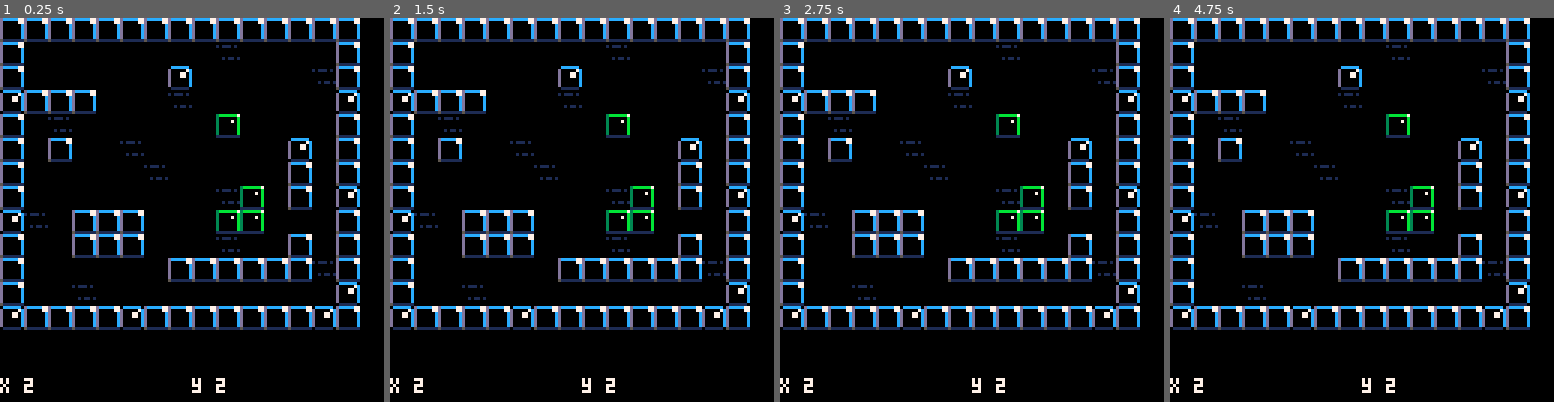
Above: before the commit, frames 1-4 (left to right).
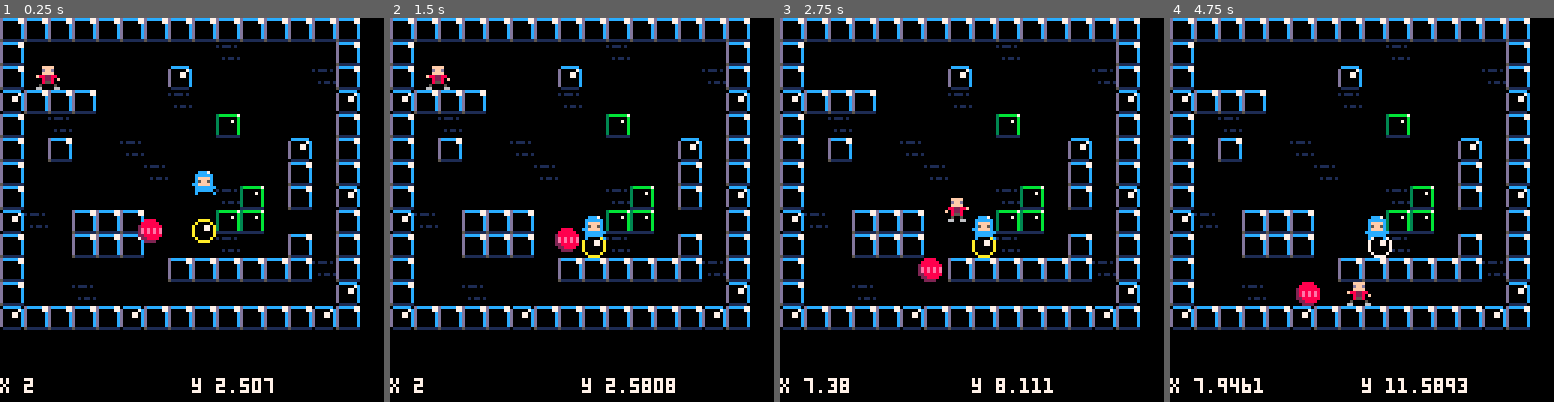
Above: after the commit, the same moments.

Repository: jkingsDigiPen/pico-game
Game: PICO-8 cartridge carts/game0/game0.p8
The game is run twice, just before and just after one commit, with the same random seed, the same clock (stepped at 60 frames per second) and the same inputs.
Inputs:
- Up to frame 1 (0.25 s): no input
- Up to frame 2 (1.5 s): tap X (X key) at 0.33, 1.07 s; tap O (Z key) at 0.7 s
- Up to frame 3 (2.75 s): hold Right 1.6-2.1 s; tap O (Z key) at 1.7, 2.1, 2.5 s; tap X (X key) at 1.85 s; hold Up 2.15-2.42 s; hold Right from 2.47 s (still down)
- Up to frame 4 (4.75 s): tap O (Z key) every 0.4 s from 2.9 to 4.5 s; tap X (X key) at 2.97, 4.08 s; release Right at 3.03 s; hold Left 3.08-3.58 s; hold Down 3.63-3.97 s; hold Right 4.02-4.68 s; hold Up from 4.73 s (still down)

The runs differ from the first frame. In frame 1, 1.1% of the frame differs, in the area x 9-72%, y 12-98%; in frame 2, 1.2%; in frame 3, 1.3%; in frame 4, 1.6%, in the area x 6-78%, y 51-98%.

Commit message:
vec2 and gameObject now "class-based"

Diff:
--- a/carts/game0/collision.lua
+++ b/carts/game0/collision.lua
@@ -5,87 +5,86 @@
 -- Dependencies
 require("vec2") -- vec2
 
-local collision =
-{
-	-- for any given point on the map, true if there is a wall
-	checkMapPoint = function(position)
+local collision = {}
 
-		-- grab the cell value
-		val = mget(position.x, position.y)
+-- for any given point on the map, true if there is a wall
+function collision.checkMapPoint(position)
 
-		-- check if flag 1 is set (the
-		-- orange toggle button in the
-		-- sprite editor)
-		return fget(val, 1)
+	-- grab the cell value
+	val = mget(position.x, position.y)
 
-	end,
+	-- check if flag 1 is set (the
+	-- orange toggle button in the
+	-- sprite editor)
+	return fget(val, 1)
 
-	-- check if a rectangle overlaps with any walls
-	--(only works for objects less than one tile big)
-	checkMapRect = function(position, extents)
-		return
-			checkMapPoint(vec2Sub(position, extents)) or
-			checkMapPoint(vec2(position.x + extents.x, position.y - extents.y)) or
-			checkMapPoint(vec2(position.x - extents.x, position.y + extents.y)) or
-			checkMapPoint(vec2Add(position, extents))
-	end,
+end
 
-	-- true if go will hit another
-	-- object after moving a specific amount
-	checkObject = function(go1, moveAmount, go2)
+-- check if a rectangle overlaps with any walls
+--(only works for objects less than one tile big)
+function collision.checkMapRect(position, extents)
+	return
+		collision.checkMapPoint(position:minus(extents)) or
+		collision.checkMapPoint(vec2:new(position.x + extents.x, position.y - extents.y)) or
+		collision.checkMapPoint(vec2:new(position.x - extents.x, position.y + extents.y)) or
+		collision.checkMapPoint(position:plus(extents))
+end
 
-		local diffStart = vec2Sub(go1.position, go2.position)
-		local diffEnd = vec2Sub(vec2Add(go1.position, moveAmount), go2.position)
-		local extSum = vec2Add(go1.extents, go2.extents)
+-- true if go will hit another
+-- object after moving a specific amount
+function collision.checkObject(go1, moveAmount, go2)
 
-		if ((abs(diffEnd.x) < extSum.x) and (abs(diffEnd.y) < extSum.y)) then
-			local velSum = vec2Add(go1.velocity, go2.velocity)
+	local diffStart = go1.position:minus(go2.position)
+	local diffEnd = go1.position:plus(moveAmount):minus(go2.position)
+	local extSum = go1.extents:plus(go2.extents)
 
-			-- moving together?
-			-- this allows actors to
-			-- overlap initially
-			-- without sticking together
-			if (moveAmount.x != 0 and abs(diffEnd.x) < abs(diffStart.x)) then
-				v = velSum.x
-				go1.velocity.x = v / 2
-				go2.velocity.x = v / 2
-				return true
-			end
+	if ((abs(diffEnd.x) < extSum.x) and (abs(diffEnd.y) < extSum.y)) then
+		local velSum = go1.velocity:plus(go2.velocity)
 
-			if (moveAmount.y != 0 and abs(diffEnd.y) < abs(diffStart.y)) then
-				v = velSum.y
-				go1.velocity.y = v / 2
-				go2.velocity.y = v / 2
-				return true
-			end
-
-		--return true
-		end
-
-		return false
-	end,
-
-	-- check collision against all other objects
-	checkObjectList = function(go1, moveAmount, objects)
-		for go2 in all(objects) do
-			if (go2 != go1) then
-				if checkObject(go1, moveAmount, go2) then
-					return true
-				end
-			end
-		end
-
-		return false
-	end,
-
-	-- check map and object collisions
-	checkAll = function(go, moveAmount, objects)
-		if checkMapRect(vec2Add(go.position, moveAmount), go.extents) then
+		-- moving together?
+		-- this allows actors to
+		-- overlap initially
+		-- without sticking together
+		if (moveAmount.x != 0 and abs(diffEnd.x) < abs(diffStart.x)) then
+			v = velSum.x
+			go1.velocity.x = v / 2
+			go2.velocity.x = v / 2
 			return true
 		end
 
-		return checkObjectList(go, moveAmount, objects)
-	end,
-}
+		if (moveAmount.y != 0 and abs(diffEnd.y) < abs(diffStart.y)) then
+			v = velSum.y
+			go1.velocity.y = v / 2
+			go2.velocity.y = v / 2
+			return true
+		end
+
+		return true
+	end
+
+	return false
+end
+
+-- check collision against all other objects
+function collision.checkObjectList(go1, moveAmount, objects)
+	for go2 in all(objects) do
+		if (go2 != go1) then
+			if collision.checkObject(go1, moveAmount, go2) then
+				return true
+			end
+		end
+	end
+
+	return false
+end
+
+-- check map and object collisions
+function collision.checkAll(go, moveAmount, objects)
+	if collision.checkMapRect(go.position:plus(moveAmount), go.extents) then
+		return true
+	end
+
+	return collision.checkObjectList(go, moveAmount, objects)
+end
 
 return collision
--- a/carts/game0/game0.lua
+++ b/carts/game0/game0.lua
@@ -4,30 +4,30 @@
 
 -- Dependencies
 require("gameObject") -- create
-manager = require("manager") -- update, draw
-keys = require("input") -- keys
+local manager = require("manager") -- update, draw
+local keys = require("input") -- keys
 
 -- Player controller
 function playerUpdate()
 
 	-- how fast to accelerate
 	local accel = 0.1
-	if (btn(keys.left)) then
-		pl.velocity.x -= accel
+	if btn(keys.left) then
+		player.velocity.x -= accel
 	end
-	if (btn(keys.right)) then
-		pl.velocity.x += accel
+	if btn(keys.right) then
+		player.velocity.x += accel
 	end
-	if (btn(keys.up)) then
-		pl.velocity.y -= accel
-	end
-	if (btn(keys.down)) then
-		pl.velocity.y += accel
+
+	-- jump
+	local jump = -1.5
+	if btnp(keys.up) and player.grounded then
+		player.velocity.y += jump
 	end
 
 	-- play a sound if moving
 	-- (every 4 ticks)
-	if (abs(pl.velocity.x) + abs(pl.velocity.y) > 0.1 and (pl.t % 4) == 0) then
+	if abs(player.velocity.x) + abs(player.velocity.y) > 0.1 and (player.t % 4) == 0 then
 		sfx(1)
 	end
 
@@ -36,24 +36,44 @@
 -- Initialize
 function _init()
 	-- make player top left
-	pl = gameObjectCreate(vec2(2, 2), 17)
+	player = gameObject:new
+	{
+		position = vec2:new(2, 2),
+		sprite = 17,
+	}
+	manager.add(player)
 
 	-- make a bouncy ball
-	local ball = gameObjectCreate(vec2(8.5, 7.5), 33)
-	ball.velocity = vec2(0.05, 0.1)
-	ball.inertia = 0.5
+	local ball = gameObject:new
+	{
+		position = vec2:new(8.5, 7.5),
+		sprite = 33,
+		velocity = vec2:new(0.05, 0.1),
+		inertia = 0.5,
+	}
+	manager.add(ball)
 
 	-- make non-bouncy ball
-	local ball = gameObjectCreate(vec2(7, 5), 49)
-	ball.velocity = vec2(-0.1, 0.15)
-	ball.inertia=1
-	ball.bounce = 0.8
+	local ball = gameObject:new
+	{
+		position = vec2:new(7, 5),
+		sprite = 49,
+		velocity = vec2:new(-0.1, 0.15),
+		inertia = 1,
+		bounce = 0.8,
+	}
+	manager.add(ball)
 
 	-- tiny guy
-	local a = gameObjectCreate(vec2(7, 5), 5)
-	a.frameCount = 4
-	a.velocity = vec2(1/8,0)
-	a.inertia=0.8
+	local a = gameObject:new
+	{
+		position = vec2:new(8, 5),
+		sprite = 5,
+		frameCount = 4,
+		velocity = vec2:new(1/8,0),
+		inertia = 0.8,
+	}
+	manager.add(a)
 
 end
 
@@ -69,6 +89,6 @@
 	map(0,0,0,0,16,16)
 	manager.draw()
 
-	print("x "..pl.position.x, 0, 120, 7)
-	print("y "..pl.position.y, 64, 120, 7)
+	print("x "..player.position.x, 0, 120, 7)
+	print("y "..player.position.y, 64, 120, 7)
 end
--- a/carts/game0/game0.p8
+++ b/carts/game0/game0.p8
@@ -8,83 +8,182 @@
 -- Author: Jeremy Kings
 
 -- Dependencies
-require("vec2") -- vec2
-collision = require("collision") -- collisionMapRect
-
--- Construct a game object
-function gameObjectCreate(position, sprite)
-	go = {}
-
+--require("vec2") -- vec2
+local collision = require("collision") -- collisionMapRect
+
+-- Class definition
+gameObject =
+{
 	-- Transform
-	go.position = position
-	go.extents = vec2(0.4,0.4)
+	position = vec2:new(0,0),
+	extents = vec2:new(0.3,0.4),
 
 	-- sprite
-	go.sprite = sprite
-	go.frameCurr = 0
-	go.frameCount = 2
+	sprite = 0,
+	frameCurr = 0,
+	frameCount = 2,
 
 	-- physics
-	go.velocity = vec2(0,0)
-	go.inertia = 0.6
-	go.gravity = 0.1
+	velocity = vec2:new(0,0),
+	inertia = 0.6,
+	gravity = 0.1,
 
 	-- collision
-	go.t = 0
-	go.bounce = 1
-
-	-- add to manager
-	add(objects, go)
-
+	grounded = false,
+	t = 0,
+	bounce = 1,
+}
+
+-- Constructor
+function gameObject:new(go)
+	go = go or {}
+	setmetatable(go, self)
+	self.__index = self
 	return go
 end
 
 -- Move and animate an object
-function gameObjectUpdate(go, objects)
+function gameObject:Update(objects)
 	-- PHYSICS
 	-- only move object along x
 	-- if the resulting position
 	-- will not overlap with an object
-	if not collision.checkAll(go, vec2(go.velocity.x, 0), objects) then
-		go.position.x += go.velocity.x
+	if not collision.checkAll(self, vec2:new(self.velocity.x, 0), objects) then
+		self.position.x += self.velocity.x
 	else
 		-- otherwise bounce
-		go.velocity.x *= -go.bounce
-		sfx(2)
+		self.velocity.x *= -self.bounce
+		--sfx(2)
 	end
 
 	-- ditto for y
-	if not collision.checkAll(go, vec2(0, go.velocity.y), objects) then
-		go.position.y += go.velocity.y
+	if not collision.checkAll(self, vec2:new(0, self.velocity.y), objects) then
+		self.position.y += self.velocity.y
 	else
-		go.velocity.y *= -go.bounce
+		self.velocity.y *= -self.bounce
 	end
 
 	-- apply inertia
 	-- set dx,dy to zero if you
 	-- don't want inertia
-	go.velocity = vec2Scale(go.velocity, go.inertia)
+	self.velocity = self.velocity:times(self.inertia)
 
 	-- apply gravity
-	go.velocity.y += go.gravity
+	self.grounded = collision.checkMapPoint(vec2:new(self.position.x, self.position.y + 0.5))
+	if not grounded then
+		self.velocity.y += self.gravity
+	end
 
 	-- ANIMATION
 	-- advance one frame every
 	-- time actor moves 1/4 of
 	-- a tile
-	go.frameCurr += abs(go.velocity.x) * 4
-	go.frameCurr += abs(go.velocity.y) * 4
-	go.frameCurr %= go.frameCount
-
-	go.t += 1
+	self.frameCurr += abs(self.velocity.x) * 4
+	self.frameCurr += abs(self.velocity.y) * 4
+	self.frameCurr %= self.frameCount
+
+	-- What is this for???
+	self.t += 1
 
 end
 
 -- draw object's sprite
-function gameObjectDraw(go)
-	local position = vec2Sub(vec2Scale(go.position, 8), vec2(4,4))
-	spr(go.sprite + go.frameCurr, position.x, position.y)
-end
+function gameObject:Draw()
+	local spritePosition = self.position:times(8):minus(vec2:new(4,4))
+	spr(self.sprite + self.frameCurr, spritePosition.x, spritePosition.y)
+end
+end
+package._c["collision"]=function()
+-- Filename: collision.lua
+-- Purpose: Collision Detection, Resolution
+-- Author: Jeremy Kings
+
+-- Dependencies
+require("vec2") -- vec2
+
+local collision = {}
+
+-- for any given point on the map, true if there is a wall
+function collision.checkMapPoint(position)
+
+	-- grab the cell value
+	val = mget(position.x, position.y)
+
+	-- check if flag 1 is set (the
+	-- orange toggle button in the
+	-- sprite editor)
+	return fget(val, 1)
+
+end
+
+-- check if a rectangle overlaps with any walls
+--(only works for objects less than one tile big)
+function collision.checkMapRect(position, extents)
+	return
+		collision.checkMapPoint(position:minus(extents)) or
+		collision.checkMapPoint(vec2:new(position.x + extents.x, position.y - extents.y)) or
+		collision.checkMapPoint(vec2:new(position.x - extents.x, position.y + extents.y)) or
+		collision.checkMapPoint(position:plus(extents))
+end
+
+-- true if go will hit another
+-- object after moving a specific amount
+function collision.checkObject(go1, moveAmount, go2)
+
+	local diffStart = go1.position:minus(go2.position)
+	local diffEnd = go1.position:plus(moveAmount):minus(go2.position)
+	local extSum = go1.extents:plus(go2.extents)
+
+	if ((abs(diffEnd.x) < extSum.x) and (abs(diffEnd.y) < extSum.y)) then
+		local velSum = go1.velocity:plus(go2.velocity)
+
+		-- moving together?
+		-- this allows actors to
+		-- overlap initially
+		-- without sticking together
+		if (moveAmount.x != 0 and abs(diffEnd.x) < abs(diffStart.x)) then
+			v = velSum.x
+			go1.velocity.x = v / 2
+			go2.velocity.x = v / 2
+			return true
+		end
+
+		if (moveAmount.y != 0 and abs(diffEnd.y) < abs(diffStart.y)) then
+			v = velSum.y
+			go1.velocity.y = v / 2
+			go2.velocity.y = v / 2
+			return true
+		end
+
+		return true
+	end
+
+	return false
+end
+
+-- check collision against all other objects
+function collision.checkObjectList(go1, moveAmount, objects)
+	for go2 in all(objects) do
+		if (go2 != go1) then
+			if collision.checkObject(go1, moveAmount, go2) then
+				return true
+			end
+		end
+	end
+
+	return false
+end
+
+-- check map and object collisions
+function collision.checkAll(go, moveAmount, objects)
+	if collision.checkMapRect(go.position:plus(moveAmount), go.extents) then
+		return true
+	end
+
+	return collision.checkObjectList(go, moveAmount, objects)
+end
+
+return collision
 end
 package._c["vec2"]=function()
 -- Filename: vec2.lua
@@ -94,154 +193,64 @@
 -- Dependencies
 -- require("")
 
+-- Class definition
+vec2 =
+{
+	x = 0,
+	y = 0,
+}
+
 -- Constructor
--- Params:
---  x,y - x and y of vector
-function vec2(x, y)
+function vec2:new(x, y)
 	v = {}
+	setmetatable(v, self)
+	self.__index = self
 	v.x = x
 	v.y = y
 	return v
 end
 
 -- Operators
-function vec2Add(v0, v1)
-	vr = vec2(0,0)
-	vr.x = v0.x + v1.x
-	vr.y = v0.y + v1.y
+function vec2:plus(v1)
+	vr = vec2:new(0,0)
+	vr.x = self.x + v1.x
+	vr.y = self.y + v1.y
 	return vr
 end
 
-function vec2Sub(v0, v1)
-	vr = vec2(0,0)
-	vr.x = v0.x - v1.x
-	vr.y = v0.y - v1.y
+function vec2:minus(v1)
+	vr = vec2:new(0,0)
+	vr.x = self.x - v1.x
+	vr.y = self.y - v1.y
 	return vr
 end
 
-function vec2Scale(v, s)
-	vr = vec2(0,0)
-	vr.x = v.x * s
-	vr.y = v.y * s
+function vec2:times(s)
+	vr = vec2:new(0,0)
+	vr.x = self.x * s
+	vr.y = self.y * s
 	return vr
 end
 
-function vec2Dot(v0, v1)
-	fr = 0.0
-	fr = v0.x * v1.x + v0.y * v1.y
-	return fr
-end
-
-function vec2LenSq(v)
-	fr = 0.0
-	fr = v.x * v.x + v.y * v.y
-	return fr
-end
-
-function vec2Len(v)
-	return sqrt(vec2LenSq(v))
-end
-
-function vec2DistSq(v0,v1)
-	return vec2LenSq(vec2Sub(v0,v1))
-end
-
-function vec2Dist(v0,v1)
-	return sqrt(vec2DistSq(v0,v1))
-end
-end
-package._c["collision"]=function()
--- Filename: collision.lua
--- Purpose: Collision Detection, Resolution
--- Author: Jeremy Kings
-
--- Dependencies
-require("vec2") -- vec2
-
-local collision =
-{
-	-- for any given point on the map, true if there is a wall
-	checkMapPoint = function(position)
-
-		-- grab the cell value
-		val = mget(position.x, position.y)
-
-		-- check if flag 1 is set (the
-		-- orange toggle button in the
-		-- sprite editor)
-		return fget(val, 1)
-
-	end,
-
-	-- check if a rectangle overlaps with any walls
-	--(only works for objects less than one tile big)
-	checkMapRect = function(position, extents)
-		return
-			checkMapPoint(vec2Sub(position, extents)) or
-			checkMapPoint(vec2(position.x + extents.x, position.y - extents.y)) or
-			checkMapPoint(vec2(position.x - extents.x, position.y + extents.y)) or
-			checkMapPoint(vec2Add(position, extents))
-	end,
-
-	-- true if go will hit another
-	-- object after moving a specific amount
-	checkObject = function(go1, moveAmount, go2)
-
-		local diffStart = vec2Sub(go1.position, go2.position)
-		local diffEnd = vec2Sub(vec2Add(go1.position, moveAmount), go2.position)
-		local extSum = vec2Add(go1.extents, go2.extents)
-
-		if ((abs(diffEnd.x) < extSum.x) and (abs(diffEnd.y) < extSum.y)) then
-			local velSum = vec2Add(go1.velocity, go2.velocity)
-
-			-- moving together?
-			-- this allows actors to
-			-- overlap initially
-			-- without sticking together
-			if (moveAmount.x != 0 and abs(diffEnd.x) < abs(diffStart.x)) then
-				v = velSum.x
-				go1.velocity.x = v / 2
-				go2.velocity.x = v / 2
-				return true
-			end
-
-			if (moveAmount.y != 0 and abs(diffEnd.y) < abs(diffStart.y)) then
-				v = velSum.y
-				go1.velocity.y = v / 2
-				go2.velocity.y = v / 2
-				return true
-			end
-
-		--return true
-		end
-
-		return false
-	end,
-
-	-- check collision against all other objects
-	checkObjectList = function(go1, moveAmount, objects)
-		for go2 in all(objects) do
-			if (go2 != go1) then
-				if checkObject(go1, moveAmount, go2) then
-					return true
-				end
-			end
-		end
-
-		return false
-	end,
-
-	-- check map and object collisions
-	checkAll = function(go, moveAmount, objects)
-		if checkMapRect(vec2Add(go.position, moveAmount), go.extents) then
-			return true
-		end
-
-		return checkObjectList(go, moveAmount, objects)
-	end,
-}
-
-return collision
+function vec2:dot(v1)
+	return self.x * v1.x + self.y * v1.y
+end
+
+function vec2:lenSq()
+	return self.x * self.x + self.y * self.y
+end
+
+function vec2:len()
+	return sqrt(self:lenSq())
+end
+
+function vec2:distSq(v1)
+	return self:lenSq(self:sub(v1))
+end
+
+function vec2:dist(v1)
+	return sqrt(self:distSq(v1))
+end
 end
 package._c["manager"]=function()
 -- Filename: manager.lua
@@ -251,21 +260,24 @@
 -- Dependencies
 require("gameObject") -- gameObjectMove, gameObjectDraw
 
-local manager =
-{
-	-- Array of all objects in world
-	objects = {},
-
-	update = function()
-		for go in all(objects) do
-			gameObjectUpdate(go, objects)
-		end
-	end,
-
-	draw = function()
-		foreach(objects, gameObjectDraw)
-	end,
-}
+local manager = {}
+
+-- Array of all objects in world
+manager.objects = {}
+
+function manager.add(go)
+	add(manager.objects, go)
+end
+
+function manager.update()
+	for go in all(manager.objects) do
+		gameObject.Update(go, manager.objects)
+	end
+end
+
+function manager.draw()
+	foreach(manager.objects, gameObject.Draw)
+end
 
 return manager
 end
@@ -278,13 +290,12 @@
 --require("")
 
 -- Consts
-local keys =
-{
-	left = 0,
-	right = 1,
-	up = 2,
-	down = 3,
-}
+local keys = {}
+
+keys.left = 0
+keys.right = 1
+keys.up = 2
+keys.down = 3
 
 return keys
 end
@@ -300,30 +311,30 @@
 
 -- Dependencies
 require("gameObject") -- create
-manager = require("manager") -- update, draw
-keys = require("input") -- keys
+local manager = require("manager") -- update, draw
+local keys = require("input") -- keys
 
 -- Player controller
 function playerUpdate()
 
 	-- how fast to accelerate
 	local accel = 0.1
-	if (btn(keys.left)) then
-		pl.velocity.x -= accel
-	end
-	if (btn(keys.right)) then
-		pl.velocity.x += accel
-	end
-	if (btn(keys.up)) then
-		pl.velocity.y -= accel
-	end
-	if (btn(keys.down)) then
-		pl.velocity.y += accel
+	if btn(keys.left) then
+		player.velocity.x -= accel
+	end
+	if btn(keys.right) then
+		player.velocity.x += accel
+	end
+
+	-- jump
+	local jump = -1.5
+	if btnp(keys.up) and player.grounded then
+		player.velocity.y += jump
 	end
 
 	-- play a sound if moving
 	-- (every 4 ticks)
-	if (abs(pl.velocity.x) + abs(pl.velocity.y) > 0.1 and (pl.t % 4) == 0) then
+	if abs(player.velocity.x) + abs(player.velocity.y) > 0.1 and (player.t % 4) == 0 then
 		sfx(1)
 	end
 
@@ -332,24 +343,44 @@
 -- Initialize
 function _init()
 	-- make player top left
-	pl = gameObjectCreate(vec2(2, 2), 17)
+	player = gameObject:new
+	{
+		position = vec2:new(2, 2),
+		sprite = 17,
+	}
+	manager.add(player)
 
 	-- make a bouncy ball
-	local ball = gameObjectCreate(vec2(8.5, 7.5), 33)
-	ball.velocity = vec2(0.05, 0.1)
-	ball.inertia = 0.5
+	local ball = gameObject:new
+	{
+		position = vec2:new(8.5, 7.5),
+		sprite = 33,
+		velocity = vec2:new(0.05, 0.1),
+		inertia = 0.5,
+	}
+	manager.add(ball)
 
 	-- make non-bouncy ball
-	local ball = gameObjectCreate(vec2(7, 5), 49)
-	ball.velocity = vec2(-0.1, 0.15)
-	ball.inertia=1
-	ball.bounce = 0.8
+	local ball = gameObject:new
+	{
+		position = vec2:new(7, 5),
+		sprite = 49,
+		velocity = vec2:new(-0.1, 0.15),
+		inertia = 1,
+		bounce = 0.8,
+	}
+	manager.add(ball)
 
 	-- tiny guy
-	local a = gameObjectCreate(vec2(7, 5), 5)
-	a.frameCount = 4
-	a.velocity = vec2(1/8,0)
-	a.inertia=0.8
+	local a = gameObject:new
+	{
+		position = vec2:new(8, 5),
+		sprite = 5,
+		frameCount = 4,
+		velocity = vec2:new(1/8,0),
+		inertia = 0.8,
+	}
+	manager.add(a)
 
 end
 
@@ -365,8 +396,8 @@
 	map(0,0,0,0,16,16)
 	manager.draw()
 
-	print("x "..pl.position.x, 0, 120, 7)
-	print("y "..pl.position.y, 64, 120, 7)
+	print("x "..player.position.x, 0, 120, 7)
+	print("y "..player.position.y, 64, 120, 7)
 end
 __gfx__
 000000003bbbbbb7dccccc770cccccc00000000000ccc70000ccc70000ccc70000ccc70000000000000000000000000000000000000000000000000000000000
--- a/carts/game0/gameObject.lua
+++ b/carts/game0/gameObject.lua
@@ -3,80 +3,87 @@
 -- Author: Jeremy Kings
 
 -- Dependencies
-require("vec2") -- vec2
-collision = require("collision") -- collisionMapRect
+--require("vec2") -- vec2
+local collision = require("collision") -- collisionMapRect
 
--- Construct a game object
-function gameObjectCreate(position, sprite)
-	go = {}
-
+-- Class definition
+gameObject =
+{
 	-- Transform
-	go.position = position
-	go.extents = vec2(0.4,0.4)
+	position = vec2:new(0,0),
+	extents = vec2:new(0.3,0.4),
 
 	-- sprite
-	go.sprite = sprite
-	go.frameCurr = 0
-	go.frameCount = 2
+	sprite = 0,
+	frameCurr = 0,
+	frameCount = 2,
 
 	-- physics
-	go.velocity = vec2(0,0)
-	go.inertia = 0.6
-	go.gravity = 0.1
+	velocity = vec2:new(0,0),
+	inertia = 0.6,
+	gravity = 0.1,
 
 	-- collision
-	go.t = 0
-	go.bounce = 1
+	grounded = false,
+	t = 0,
+	bounce = 1,
+}
 
-	-- add to manager
-	add(objects, go)
-
+-- Constructor
+function gameObject:new(go)
+	go = go or {}
+	setmetatable(go, self)
+	self.__index = self
 	return go
 end
 
 -- Move and animate an object
-function gameObjectUpdate(go, objects)
+function gameObject:Update(objects)
 	-- PHYSICS
 	-- only move object along x
 	-- if the resulting position
 	-- will not overlap with an object
-	if not collision.checkAll(go, vec2(go.velocity.x, 0), objects) then
-		go.position.x += go.velocity.x
+	if not collision.checkAll(self, vec2:new(self.velocity.x, 0), objects) then
+		self.position.x += self.velocity.x
 	else
 		-- otherwise bounce
-		go.velocity.x *= -go.bounce
-		sfx(2)
+		self.velocity.x *= -self.bounce
+		--sfx(2)
 	end
 
 	-- ditto for y
-	if not collision.checkAll(go, vec2(0, go.velocity.y), objects) then
-		go.position.y += go.velocity.y
+	if not collision.checkAll(self, vec2:new(0, self.velocity.y), objects) then
+		self.position.y += self.velocity.y
 	else
-		go.velocity.y *= -go.bounce
+		self.velocity.y *= -self.bounce
 	end
 
 	-- apply inertia
 	-- set dx,dy to zero if you
 	-- don't want inertia
-	go.velocity = vec2Scale(go.velocity, go.inertia)
+	self.velocity = self.velocity:times(self.inertia)
 
 	-- apply gravity
-	go.velocity.y += go.gravity
+	self.grounded = collision.checkMapPoint(vec2:new(self.position.x, self.position.y + 0.5))
+	if not grounded then
+		self.velocity.y += self.gravity
+	end
 
 	-- ANIMATION
 	-- advance one frame every
 	-- time actor moves 1/4 of
 	-- a tile
-	go.frameCurr += abs(go.velocity.x) * 4
-	go.frameCurr += abs(go.velocity.y) * 4
-	go.frameCurr %= go.frameCount
+	self.frameCurr += abs(self.velocity.x) * 4
+	self.frameCurr += abs(self.velocity.y) * 4
+	self.frameCurr %= self.frameCount
 
-	go.t += 1
+	-- What is this for???
+	self.t += 1
 
 end
 
 -- draw object's sprite
-function gameObjectDraw(go)
-	local position = vec2Sub(vec2Scale(go.position, 8), vec2(4,4))
-	spr(go.sprite + go.frameCurr, position.x, position.y)
+function gameObject:Draw()
+	local spritePosition = self.position:times(8):minus(vec2:new(4,4))
+	spr(self.sprite + self.frameCurr, spritePosition.x, spritePosition.y)
 end
--- a/carts/game0/input.lua
+++ b/carts/game0/input.lua
@@ -6,12 +6,11 @@
 --require("")
 
 -- Consts
-local keys =
-{
-	left = 0,
-	right = 1,
-	up = 2,
-	down = 3,
-}
+local keys = {}
+
+keys.left = 0
+keys.right = 1
+keys.up = 2
+keys.down = 3
 
 return keys
--- a/carts/game0/manager.lua
+++ b/carts/game0/manager.lua
@@ -5,20 +5,23 @@
 -- Dependencies
 require("gameObject") -- gameObjectMove, gameObjectDraw
 
-local manager =
-{
-	-- Array of all objects in world
-	objects = {},
+local manager = {}
 
-	update = function()
-		for go in all(objects) do
-			gameObjectUpdate(go, objects)
-		end
-	end,
+-- Array of all objects in world
+manager.objects = {}
 
-	draw = function()
-		foreach(objects, gameObjectDraw)
-	end,
-}
+function manager.add(go)
+	add(manager.objects, go)
+end
+
+function manager.update()
+	for go in all(manager.objects) do
+		gameObject.Update(go, manager.objects)
+	end
+end
+
+function manager.draw()
+	foreach(manager.objects, gameObject.Draw)
+end
 
 return manager
--- a/carts/game0/vec2.lua
+++ b/carts/game0/vec2.lua
@@ -5,58 +5,61 @@
 -- Dependencies
 -- require("")
 
+-- Class definition
+vec2 =
+{
+	x = 0,
+	y = 0,
+}
+
 -- Constructor
--- Params:
---  x,y - x and y of vector
-function vec2(x, y)
+function vec2:new(x, y)
 	v = {}
+	setmetatable(v, self)
+	self.__index = self
 	v.x = x
 	v.y = y
 	return v
 end
 
 -- Operators
-function vec2Add(v0, v1)
-	vr = vec2(0,0)
-	vr.x = v0.x + v1.x
-	vr.y = v0.y + v1.y
+function vec2:plus(v1)
+	vr = vec2:new(0,0)
+	vr.x = self.x + v1.x
+	vr.y = self.y + v1.y
 	return vr
 end
 
-function vec2Sub(v0, v1)
-	vr = vec2(0,0)
-	vr.x = v0.x - v1.x
-	vr.y = v0.y - v1.y
+function vec2:minus(v1)
+	vr = vec2:new(0,0)
+	vr.x = self.x - v1.x
+	vr.y = self.y - v1.y
 	return vr
 end
 
-function vec2Scale(v, s)
-	vr = vec2(0,0)
-	vr.x = v.x * s
-	vr.y = v.y * s
+function vec2:times(s)
+	vr = vec2:new(0,0)
+	vr.x = self.x * s
+	vr.y = self.y * s
 	return vr
 end
 
-function vec2Dot(v0, v1)
-	fr = 0.0
-	fr = v0.x * v1.x + v0.y * v1.y
-	return fr
+function vec2:dot(v1)
+	return self.x * v1.x + self.y * v1.y
 end
 
-function vec2LenSq(v)
-	fr = 0.0
-	fr = v.x * v.x + v.y * v.y
-	return fr
+function vec2:lenSq()
+	return self.x * self.x + self.y * self.y
 end
 
-function vec2Len(v)
-	return sqrt(vec2LenSq(v))
+function vec2:len()
+	return sqrt(self:lenSq())
 end
 
-function vec2DistSq(v0,v1)
-	return vec2LenSq(vec2Sub(v0,v1))
+function vec2:distSq(v1)
+	return self:lenSq(self:sub(v1))
 end
 
-function vec2Dist(v0,v1)
-	return sqrt(vec2DistSq(v0,v1))
+function vec2:dist(v1)
+	return sqrt(self:distSq(v1))
 end
Not shown, changed: carts/game0/build.bat
